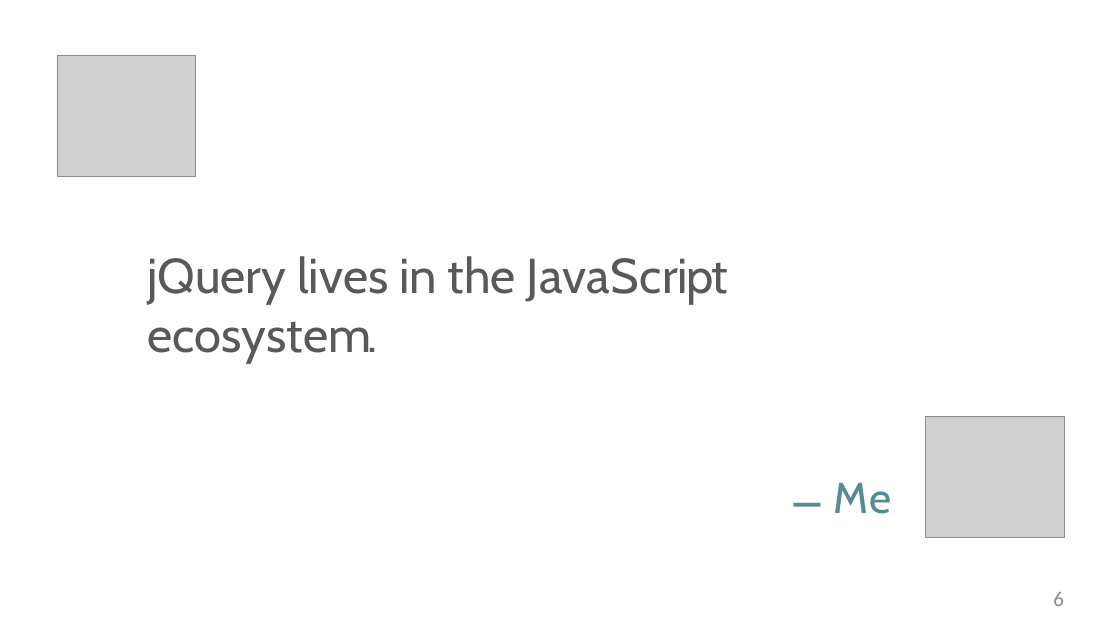
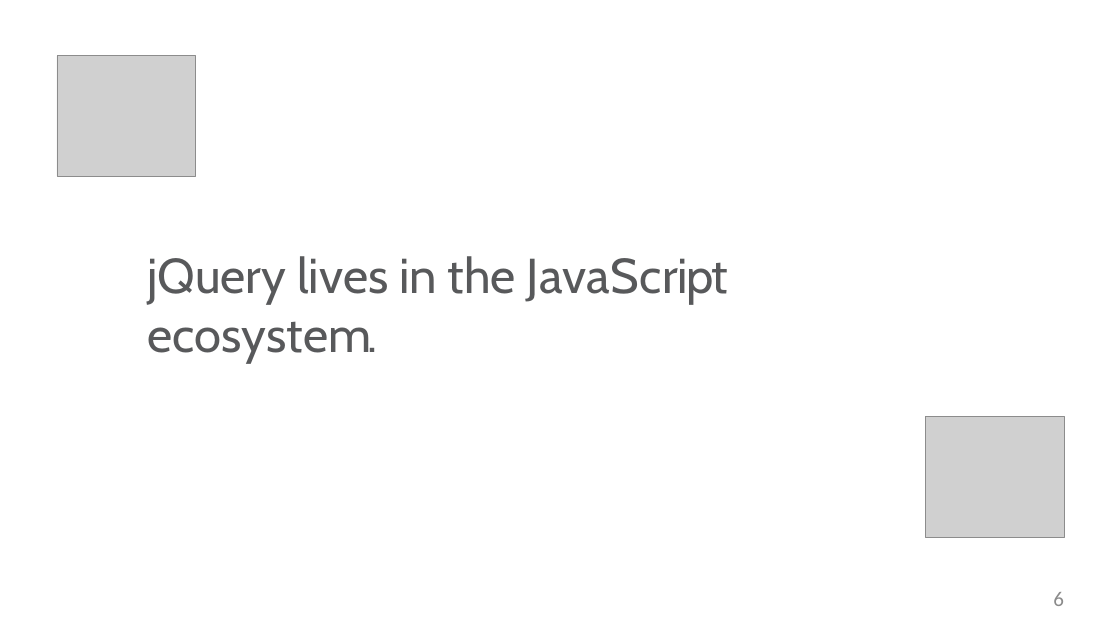
Before and after one commit to StevenJoseph19/Java, a slide deck: slide 6 of Day 8/Slides/8. The Big Picture/8-jquery-getting-started-m8-slides.pptx. Drawn at 1120x630 pixels with LibreOffice and Linux fonts; fonts in the diff are those of the drawing; grey boxes stand for pictures; background and template pictures are left out. Boxes give left, top, right and bottom in pixels: in the first picture for what was removed or moved away, otherwise in the second. Text is boxed around its words. In the diff, an @@ line names an element or a change of style, - is before the commit and + after.

```diff
--- a/Day 8/Slides/8. The Big Picture/8-jquery-getting-started-m8-slides.pptx
+++ b/Day 8/Slides/8. The Big Picture/8-jquery-getting-started-m8-slides.pptx
@@ text removed at <box>833,483,891,514</box> @@
-— Me
```
Also in this commit, not shown: 5 other files.
